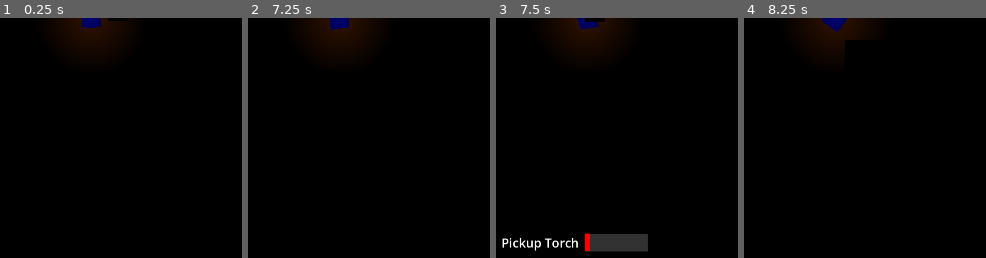
Above: before the commit, frames 1-4 (left to right).
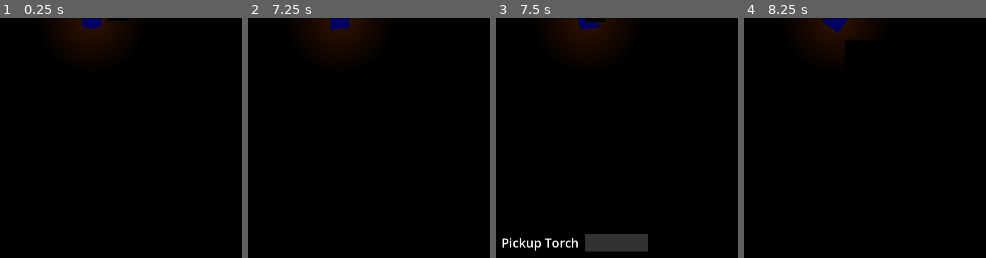
Above: after the commit, the same moments.

Repository: OwenTheBell/Torch
Game: Godot game, scene res://Environment/world.tscn
The game is run twice, just before and just after one commit, with the same random seed, the same clock (stepped at 60 frames per second) and the same inputs.
Inputs (mouse positions are % of the whole screen's width and height, from its top left):
- Up to frame 1 (0.25 s): no input
- Up to frame 2 (7.25 s): tap Enter at 0.5 s; move the mouse to (55, 45) at 0.52 s; hold D (Right) 0.53-1.28 s; hold Space (Interact) 0.53-1.28 s; move the mouse to (outside the picture) at 1.27 s; hold S (Down) 1.28-2.03 s; tap Space (Interact) at 1.35, 3.05, 4.35, 6.05 s; move the mouse to (35, 27) at 2.02 s; hold D (Right) 2.03-2.78 s; hold Space (Interact) 2.03-2.78 s; click (35, 27) at 2.1 s; tap R (restart) at 2.75, 3.5, 5, 6.5 s; move the mouse to (11, 71) at 2.77 s; hold W (Up) 2.78-3.53 s; right-click (11, 71) at 2.85 s; move the mouse to (68, 66) at 3.52 s; hold Space (Interact) 3.53-4.28 s; hold A (Left) 3.53-5.03 s; move the mouse to (outside the picture) at 4.27 s; move the mouse to (27, 50) at 5.02 s; hold S (Down) 5.03-5.78 s; hold Space (Interact) 5.03-5.78 s; click (27, 50) at 5.1 s; move the mouse to (outside the picture) at 5.77 s; hold D (Right) 5.78-6.53 s; right-click (outside the picture) at 5.85 s; move the mouse to (55, 45) at 6.52 s; hold W (Up) from 6.53 s (still down); hold Space (Interact) from 6.53 s (still down)
- Up to frame 3 (7.5 s): tap R (restart) at 7.25 s; move the mouse to (outside the picture) at 7.27 s; release W (Up) at 7.28 s; release Space (Interact) at 7.28 s; hold D (Right) from 7.28 s (still down); tap Space (Interact) at 7.35 s
- Up to frame 4 (8.25 s): move the mouse to (35, 27) at 8.02 s; release D (Right) at 8.03 s; hold S (Down) from 8.03 s (still down); hold Space (Interact) from 8.03 s (still down); click (35, 27) at 8.1 s
The pictures show only the part of the screen within x 0-50%, y 50-100%; the shares and areas given below are measured in that part.

Frames 1-2 are identical in both runs. In frame 3, 0.2% of the frame differs, in the area x 36-39%, y 89-98%; in frame 4, nothing differs.

Commit message:
Interaction timer resets if key is released

Diff:
--- a/Interaction/InteractExecutor.gd
+++ b/Interaction/InteractExecutor.gd
@@ -25,6 +25,9 @@
       receivers[receivers.size() - 1].interact()
       elapsed_hold = 0
       executing = false
+  if Input.is_action_just_released("Interact"):
+    executing = false
+    elapsed_hold = 0
   percent_var.value = elapsed_hold / hold_time
 
 
Not shown: 2 places in Lights/sconce.tscn that only renumber resources
